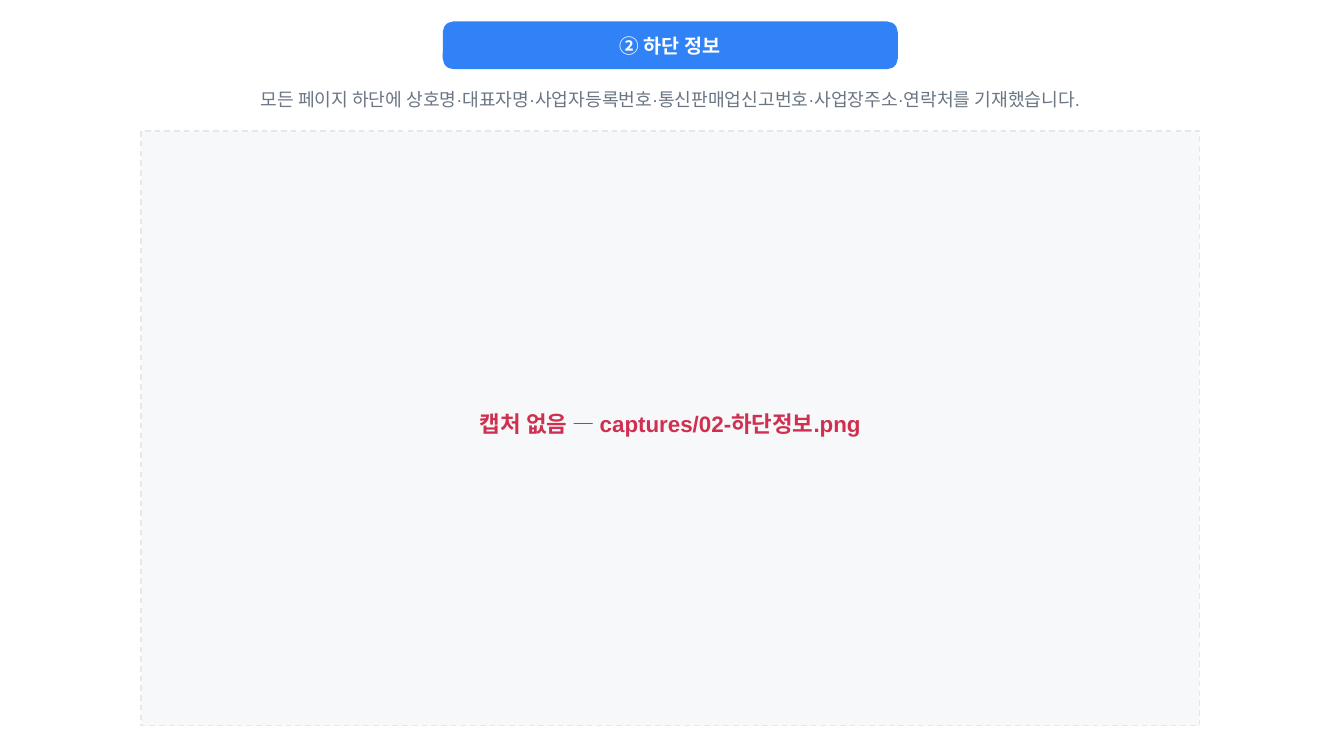
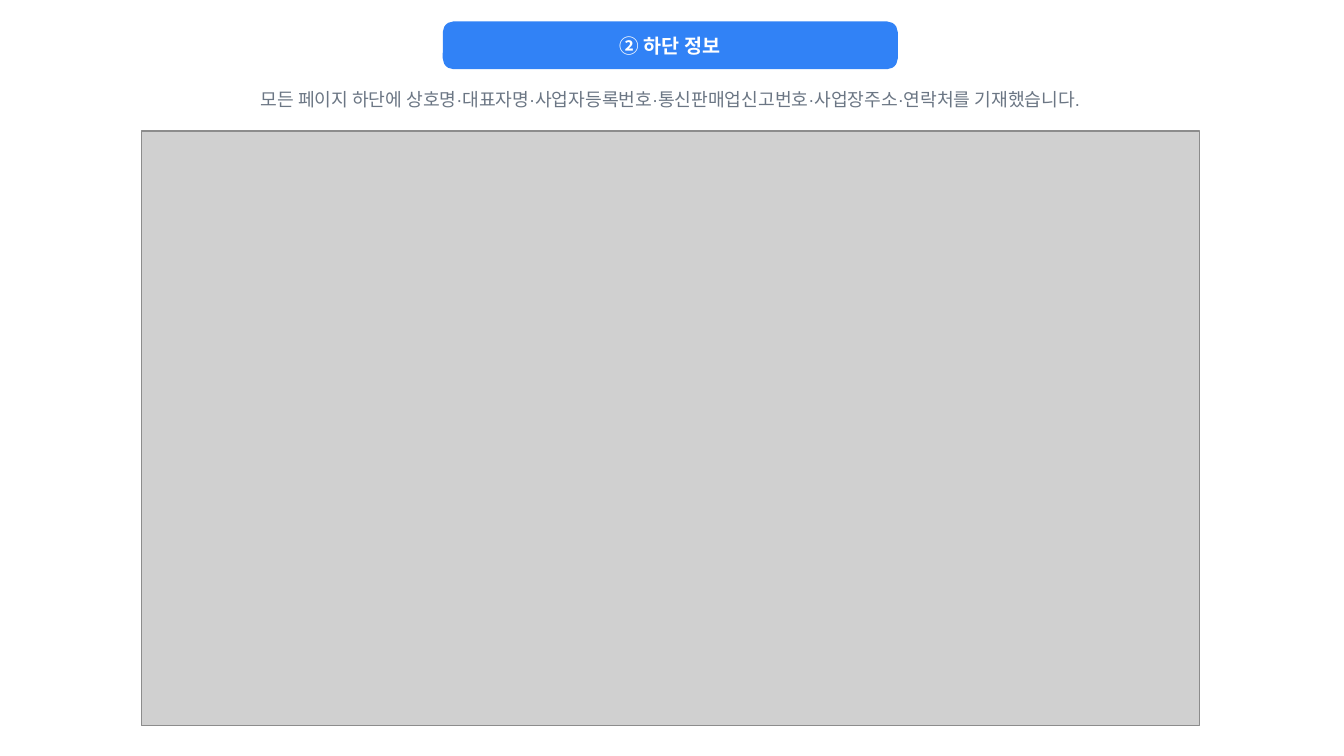
Before and after one commit to seozenee/unmyeongdaero, a slide deck: slide 2 of docs/토스페이먼츠/결제경로_운명대로.pptx. Drawn at 1344x756 pixels with LibreOffice and Linux fonts; fonts in the diff are those of the drawing; grey boxes stand for pictures. Boxes give left, top, right and bottom in pixels: in the first picture for what was removed or moved away, otherwise in the second. Text is boxed around its words. In the diff, an @@ line names an element or a change of style, - is before the commit and + after.

```diff
--- a/docs/토스페이먼츠/결제경로_운명대로.pptx
+++ b/docs/토스페이먼츠/결제경로_운명대로.pptx
@@ rectangle removed at [141, 131, 1200, 726] @@
@@ picture added at [141, 131, 1200, 726] @@
@@ text removed at [480, 413, 861, 437] @@
-캡처 없음 — captures/02-하단정보.png
```
Also in this commit, not shown: 8 other slides changed, 2 slides added, 1 slide removed, 19 other files.
